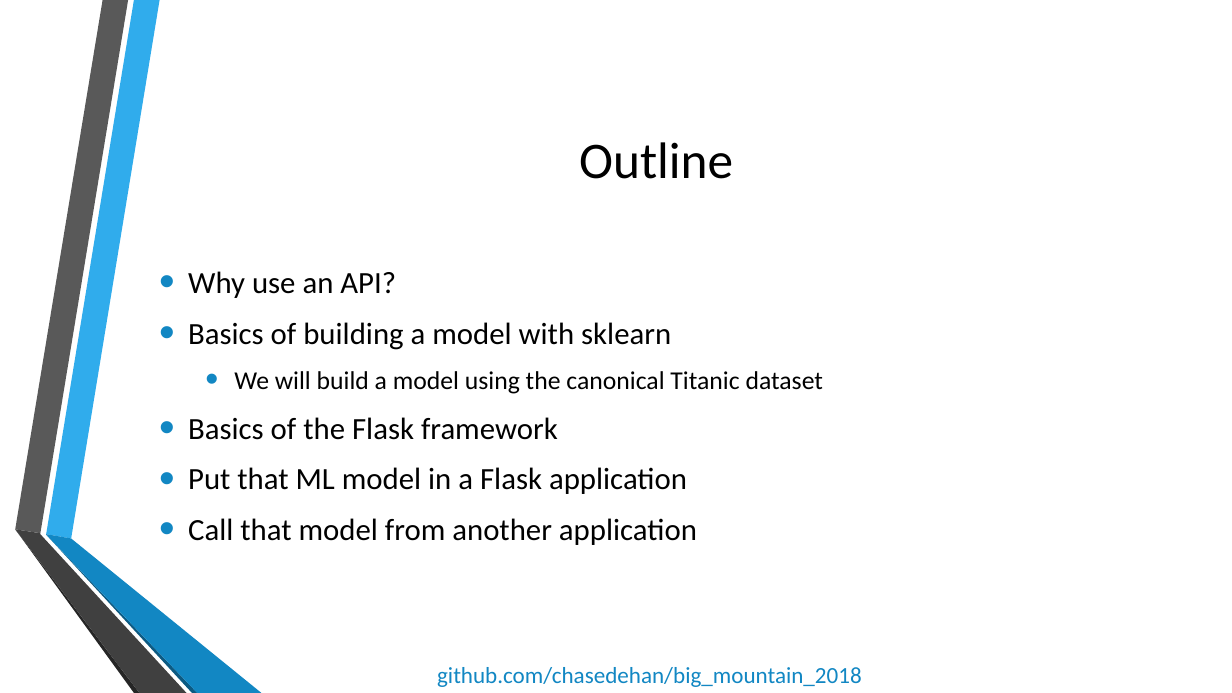
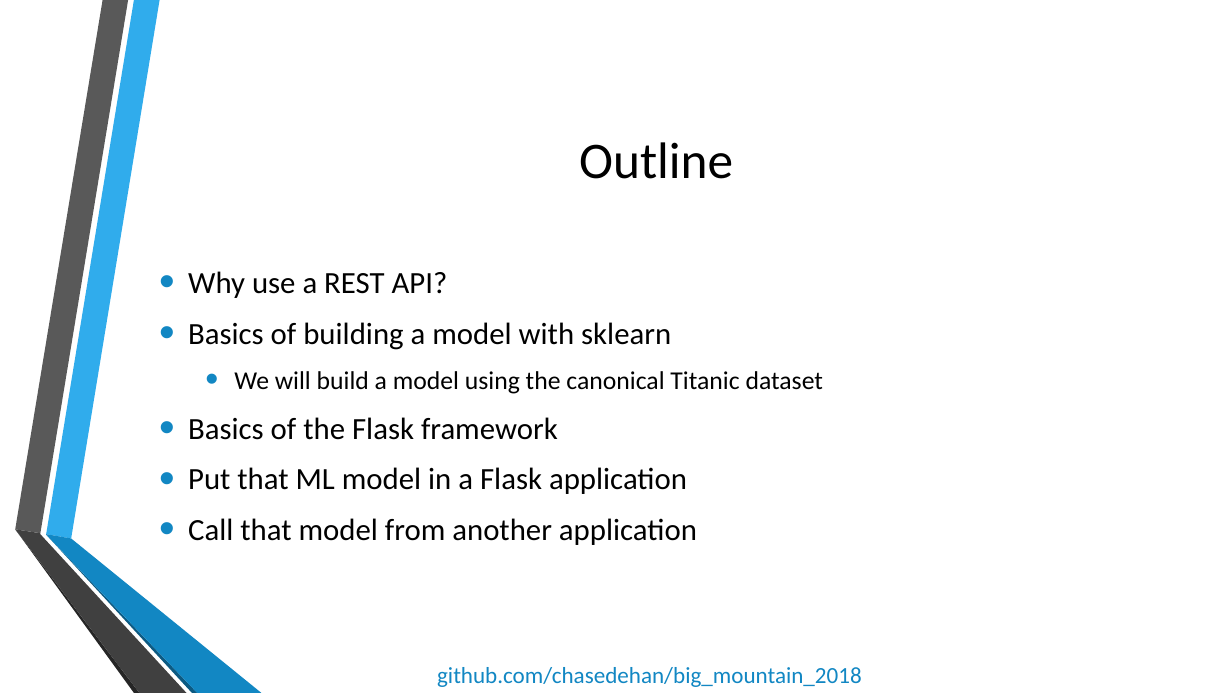
Before and after one commit to chasedehan/big_mountain_2018, a slide deck: slide 3 of Deploying Machine Learning APIs with Python.pptx. Drawn at 1232x693 pixels with LibreOffice and Linux fonts; fonts in the diff are those of the drawing; background and template pictures are left out. Boxes give left, top, right and bottom in pixels: in the first picture for what was removed or moved away, otherwise in the second. Text is boxed around its words. In the diff, an @@ line names an element or a change of style, - is before the commit and + after.

```diff
--- a/Deploying Machine Learning APIs with Python.pptx
+++ b/Deploying Machine Learning APIs with Python.pptx
@@ text at bbox=[188, 271, 448, 298]: text changed @@
-• Why use an API?
+• Why use a REST API?
```
Also in this commit, not shown: 3 other slides changed, 3 slides added.
